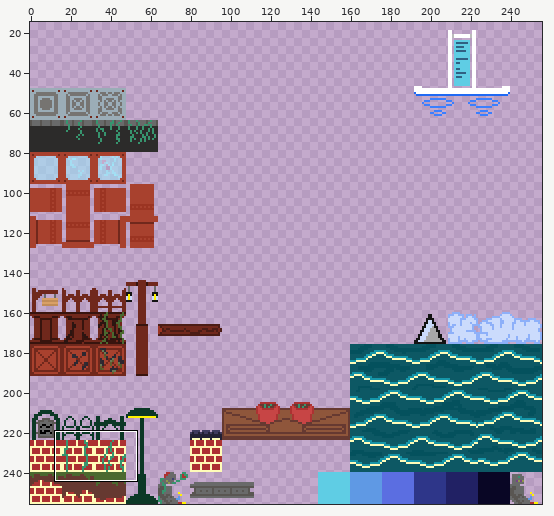
Edited in one commit: sprite sheet (assets/sprites/Sprite-0006.png). The first picture is a wide view before the edit; the outline marks the close-up.
Close-up. Before the edit:
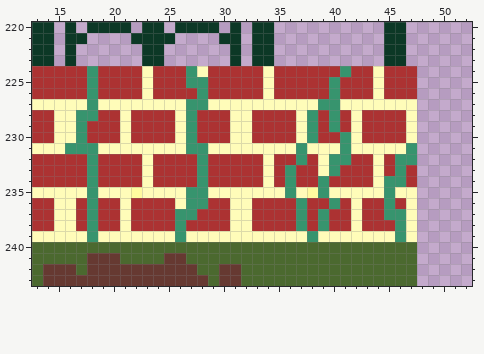
The file is 256x256 pixels. Colours within 5 levels of each other are drawn and written as one. Shown: x 13..52, y 220..243. The wide view leaves out empty margins.
New version:
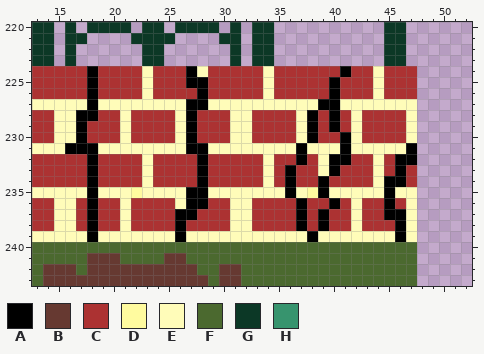
Palette (. is transparent): A #000000  B #663931  C #ac3232  D #fffb9f  E #fffcb9  F #4b692f  G #0c3826  H #37946e
The edit:
y 224: x 18 H -> A; x 27 H -> A; x 41 H -> A
y 225: x 18 H -> A; x 27..28 HH -> AA; x 40 H -> A
y 226: x 18 H -> A; x 28 H -> A; x 40 H -> A
y 227: x 18 H -> A; x 27..28 HH -> AA; x 39..40 HH -> AA
y 228: x 17..18 HH -> AA; x 27 H -> A; x 38 H -> A; x 40 H -> A
y 229: x 17 H -> A; x 27 H -> A; x 38 H -> A; x 40 H -> A
y 230: x 17 H -> A; x 27 H -> A; x 38 H -> A; x 41 H -> A
y 231: x 16..18 HHH -> AAA; x 27..28 HH -> AA; x 37 H -> A; x 41 H -> A; x 47 H -> A
y 232: x 18 H -> A; x 28 H -> A; x 37 H -> A; x 40..41 HH -> AA; x 46..47 HH -> AA
y 233: x 18 H -> A; x 28 H -> A; x 36 H -> A; x 40 H -> A; x 46 H -> A
y 234: x 18 H -> A; x 28 H -> A; x 36 H -> A; x 39 H -> A; x 45..46 HH -> AA
y 235: x 18 H -> A; x 27..28 HH -> AA; x 36 H -> A; x 39 H -> A; x 45 H -> A
y 236: x 18 H -> A; x 27..28 HH -> AA; x 37 H -> A; x 40 H -> A; x 45 H -> A
y 237: x 18 H -> A; x 26..27 HH -> AA; x 37 H -> A; x 39 H -> A; x 45..46 HH -> AA
y 238: x 18 H -> A; x 26 H -> A; x 37 H -> A; x 39 H -> A; x 46 H -> A
y 239: x 18 H -> A; x 26 H -> A; x 38 H -> A; x 46 H -> A
Where, in picture pixels (left, top, right, bottom), the same in both close-ups:
changed: (65, 66, 98, 242)
changed: (175, 66, 208, 242)
changed: (285, 66, 417, 242)
